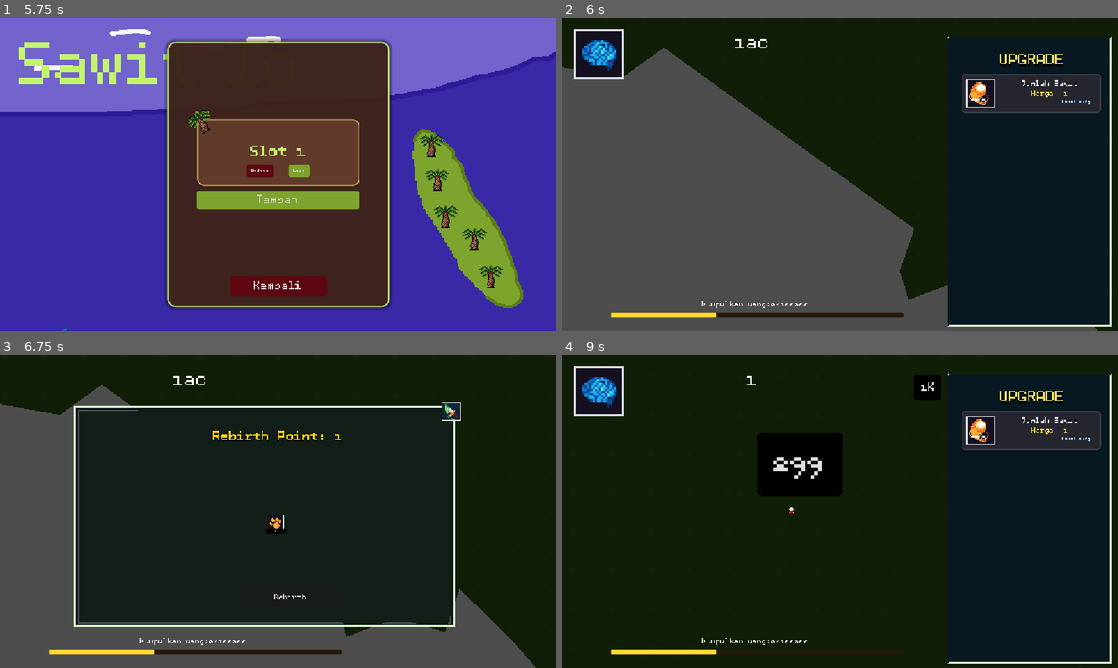
Above: before the commit, frames 1-4 (two rows, left to right).
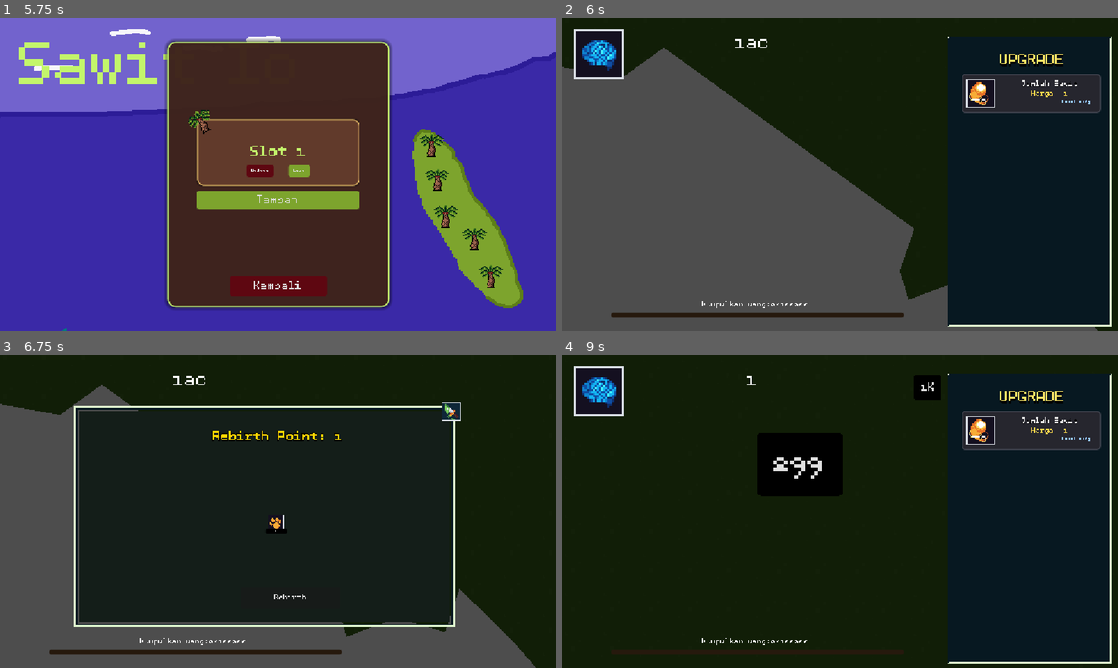
Above: after the commit, the same moments.

Repository: azizul987/Sawit-io
Game: Godot game, scene res://Scene/MainMenui.tscn
Two runs of this game, one before a commit and one after it. Both use one fixed random seed, a clock stepped at 60 frames per second and the inputs below. Sound files missing from this copy of the repository are replaced by a short silence.
Inputs (mouse positions are in pixels of both pictures, inside the frame that each line leads up to):
- Up to frame 1 (5.75 s): click "Mulai" at 0.5 s; tap Enter at 1.25 s; drag from (489, 274) to (444, 215) at 1.27 s; click "Tambah" at 2 s; click "Kembali" at 2.75 s; click "Mulai" at 3.5 s; drag from (472, 237) to (439, 180) at 4.27 s; move the mouse to (472, 237) at 5.02 s; hold Right (ui_right) from 5.03 s (still down); hold M (add_coin) from 5.03 s (still down); tap F (focus) at 5.1 s; click (472, 237) at 5.17 s
- Up to frame 2 (6 s): release Right (ui_right) at 5.75 s; release M (add_coin) at 5.75 s; click "Load" at 5.75 s
- Up to frame 3 (6.75 s): click (38, 392) at 6.5 s
- Up to frame 4 (9 s): click "1" at 7.25 s; click (840, 524) at 8 s; click "Rebirth" at 8.75 s

Frame 1 is identical in both runs. In frame 2, 0.3% of the frame differs, in the area x 8-28%, y 94-96%; in frame 3, 0.3%; in frame 4, 0.4%, in the area x 8-42%, y 48-96%.

Commit message:
conect mision func to bar

Diff:
--- a/Logic/Data Templete/Data/Source/Mission.gd
+++ b/Logic/Data Templete/Data/Source/Mission.gd
@@ -14,6 +14,4 @@
 @export var is_completed: bool = false
 
 @export_category("Requirements")
-@export var requirement_type: RequirementType = RequirementType.TOTAL_POINT_REACHED
 @export var target_value: float = 1000.0
-@export var target_id: String = "" # Dipakai kalau butuh ngecek id upgrade tertentu
--- a/Logic/Data Templete/Data/Source/MissionDatabase.gd
+++ b/Logic/Data Templete/Data/Source/MissionDatabase.gd
@@ -6,3 +6,6 @@
 func  get_mision(idx:int):
 	if idx<len(missions): return missions[idx]
 	return missions[0]
+func get_mision_type(idx:int):
+	if idx<len(missions): return missions[idx].RequirementType
+	return 0
--- a/Logic/skrip/global/point.gd
+++ b/Logic/skrip/global/point.gd
@@ -1,10 +1,9 @@
 extends Node
 
-signal  point_change(point)
+signal  point_change(point_per_click)
 
 var point: float = 0.0
 var total_point_earned: float = 0.0
-
 
 var rebirth_point: int = 1
 var base_point_per_click: float = 0.0
@@ -29,8 +28,7 @@
 	total_point_earned += value
 	if total_point_earned > 1e300:
 		total_point_earned = 1e300
-	check_missions()
-	point_change.emit(point)
+	point_change.emit(point_per_click)
 	SaveManager.save_game()
 
 
@@ -106,8 +104,7 @@
 
 
 
-func check_missions() -> void:
-	var up_db = load("res://Logic/Data Templete/Data/ress/updatedatabase.tres")
+
 
 
 
--- a/Scene/main.tscn
+++ b/Scene/main.tscn
@@ -20,7 +20,6 @@
 [ext_resource type="PackedScene" uid="uid://cxvneabfihjsg" path="res://Ui/skill_tree_ui.tscn" id="11_7y4ci"]
 [ext_resource type="Texture2D" uid="uid://defc75sp40v02" path="res://Asset/wilayah_open.png" id="11_wimqa"]
 [ext_resource type="PackedScene" uid="uid://bt3fmc0j87d68" path="res://Logic/object_For_skrip/button.tscn" id="12_mxd2g"]
-[ext_resource type="PackedScene" uid="uid://c6vgmp5scevx6" path="res://Logic/object_For_skrip/buruh.tscn" id="27_xw8bv"]
 [ext_resource type="Resource" uid="uid://d1a2b3c4d5e61" path="res://Logic/Data Templete/Data/ress/wilayah/riau.tres" id="30_riau"]
 [ext_resource type="Resource" uid="uid://dbk1ltwbk7q2o" path="res://Logic/Data Templete/Data/ress/wilayah/aceh.tres" id="31_aceh"]
 [ext_resource type="Resource" uid="uid://t6i0ny27kqco" path="res://Logic/Data Templete/Data/ress/wilayah/bengkulu.tres" id="32_bengkulu"]
@@ -485,6 +484,3 @@
 
 [node name="Pause" parent="CanvasLayerPause" unique_id=1963674684 instance=ExtResource("pause_scene")]
 visible = false
-
-[node name="Buruh" parent="." unique_id=339722709 instance=ExtResource("27_xw8bv")]
-position = Vector2(7247.5186, 8091.838)
--- a/Ui/Ui_Main.tscn
+++ b/Ui/Ui_Main.tscn
@@ -10,6 +10,7 @@
 [ext_resource type="Script" uid="uid://cv0i15wfd3scu" path="res://Ui/mision_menu.gd" id="9_4a1h5"]
 [ext_resource type="Theme" uid="uid://cdpurfr55ssjl" path="res://Ui/mission_progressbar_theme.tres" id="9_wbkow"]
 [ext_resource type="Texture2D" uid="uid://cxfbrmrvjdrf1" path="res://temp tekture/dark frame 03.png" id="10_4a1h5"]
+[ext_resource type="Resource" uid="uid://bb5unjgwar24h" path="res://Logic/Data Templete/Data/ress/Mission_Database.tres" id="10_8awwg"]
 
 [sub_resource type="StyleBoxFlat" id="StyleBoxFlat_4a1h5"]
 bg_color = Color(0.16078432, 0.16078432, 0.16078432, 1)
@@ -203,6 +204,7 @@
 grow_vertical = 2
 mouse_filter = 2
 script = ExtResource("9_4a1h5")
+mision = ExtResource("10_8awwg")
 
 [node name="ProgressBar" type="ProgressBar" parent="mision_menu" unique_id=1605818782]
 layout_mode = 1
@@ -218,7 +220,6 @@
 grow_horizontal = 2
 grow_vertical = 2
 theme = ExtResource("9_wbkow")
-value = 35.92
 show_percentage = false
 
 [node name="Label" type="Label" parent="mision_menu" unique_id=622296759]
--- a/Ui/mision_menu.gd
+++ b/Ui/mision_menu.gd
@@ -7,9 +7,14 @@
 
 func  _ready() -> void:
 	Point.point_change.connect(update_ui)
-func update_ui(current_money: int):
-	print(misi_database.get_mision(Point.idx_mision_now).target_value)
-	print(Point.idx_mision_now)
+func update_ui(add_poin: int):
+	var Mision_Type = misi_database.get_mision(Point.idx_mision_now)
+	if mision_comparator(Mision_Type):
+		pass
 	Point.idx_mision_now+=1
+	progress_bar.value+=add_poin
 	SaveManager.save_game()
-	progress_bar.value=Point.total_point_earned
+
+
+func mision_comparator(misi:Mission):
+	return  Point.total_point_earned>misi.target_value
--- a/Ui/update_menu.gd
+++ b/Ui/update_menu.gd
@@ -142,7 +142,7 @@
 	# Hitung ulang seluruh stats efek pasca upgrade!
 	Point.recalculate_stats(upgrade_database.upgrades)
 	SaveManager.save_upgrades(upgrade_database)
-	Point.check_missions()
+
 	SaveManager.save_game()
 
 func _on_max_capacity_changed_multi(max_pohon: int, max_buruh: int) -> void:
